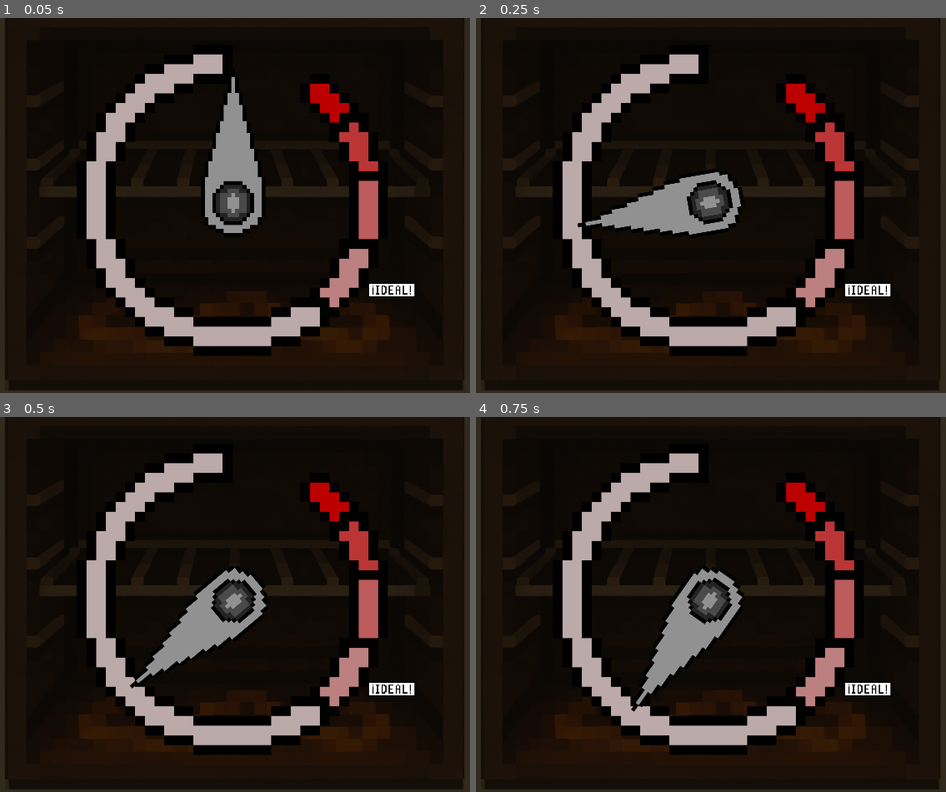
Above: before the commit, frames 1-4 (two rows, left to right).
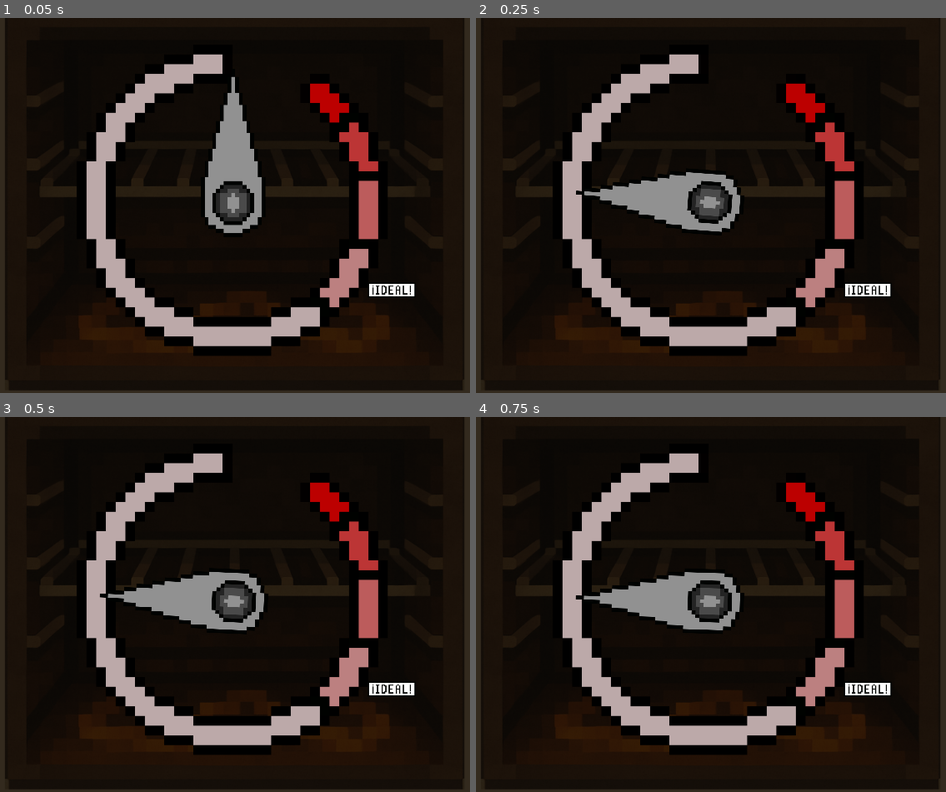
Above: after the commit, the same moments.

Repository: AlanLeo32/Rush---Dine
Game: Godot game, scene res://minigames/cooking/SkillCheck.tscn
Two runs of this game, one before a commit and one after it. Both use one fixed random seed, a clock stepped at 60 frames per second and the inputs below. This scene is started directly instead of the project's main scene.
Inputs (mouse positions are in pixels of both pictures, inside the frame that each line leads up to):
- Up to frame 1 (0.05 s): no input
- Up to frame 2 (0.25 s): no input
- Up to frame 3 (0.5 s): no input
- Up to frame 4 (0.75 s): tap Enter (ui_accept) at 0.5 s; move the mouse to (856, 585) at 0.52 s; hold Right (ui_right) from 0.53 s (still down); click (856, 585) at 0.67 s

Frame 1 is identical in both runs. In frame 2, 1.9% of the frame differs, in the area x 21-58%, y 40-58%; in frame 3, 3.0%; in frame 4, 3.2%, in the area x 21-58%, y 40-79%.

Commit message:
ubiIngredientes
ubicacion de los ingredientes para la puntuacion del minjuego de ordenar el plato

Diff:
--- a/rush-n-dine/Globales.gd
+++ b/rush-n-dine/Globales.gd
@@ -33,7 +33,15 @@
 			"minijuegos": [
 				"res://minigames/slicing/main.tscn",
 				"res://minigames/ordenar/main.tscn"
-			]
+			],
+			"ubi_ing": {
+				"lechuga": Vector2(292.1, 174.9),
+				"pescado": Vector2(347.9, 340.6),
+				"tomate": Vector2(322.1, 562),
+				"pepino1": Vector2(693.6, 533.4),
+				"pepino2": Vector2(600.7, 600.6),
+				"pepino3": Vector2(493.6, 637.7)
+			}
 		},
 		"pescado_asado2": {
 			"nombre": "Pescado Asado2",
--- a/rush-n-dine/minigames/cooking/SkillCheck.gd
+++ b/rush-n-dine/minigames/cooking/SkillCheck.gd
@@ -7,7 +7,7 @@
 @onready var ideal_text = $IdealText
 
 var angle = 0.0
-var speed = 180.0  # grados por segundo
+var speed = 10.0 # grados por segundo
 var rotating = false
 var center = Vector2.ZERO
 #var radius = 100.0  # ajustá esto al tamaño de tu círculo
--- a/rush-n-dine/minigames/cooking/SkillCheck.tscn
+++ b/rush-n-dine/minigames/cooking/SkillCheck.tscn
@@ -12,6 +12,7 @@
 
 [node name="Control" type="Control"]
 layout_mode = 3
+anchors_preset = 0
 offset_left = 12.0
 offset_top = 3.0
 offset_right = 213.0
--- a/rush-n-dine/minigames/ordenar/main.gd
+++ b/rush-n-dine/minigames/ordenar/main.gd
@@ -5,9 +5,12 @@
 
 var timer_listo = false
 const ING_SCENE = preload("res://minigames/ordenar/ingrediente.tscn")
+var ubi_elem = []
+var ing_repetible = []
 
 func _ready():
 	print("Instancia escena main del ordenar...")
+	ing_repetible = []
 	#aca habria que hacer la logica que elige el PLATO A ORDENAR
 	dish_pescado()
 
@@ -35,19 +38,24 @@
 	var elem
 	elem = ING_SCENE.instantiate()
 	elem.setTexture('dish-pescado/lechuga', 2)
+	elem.name = "lechuga"
 	nodo_ing.add_child(elem)
 
 	elem = ING_SCENE.instantiate()
 	elem.setTexture('dish-pescado/pescado-naranja', 1)
+	elem.name = "pescado"
 	nodo_ing.add_child(elem)
 
 	elem = ING_SCENE.instantiate()
 	elem.setTexture('dish-pescado/tomate-slice', 0.4)
+	elem.name = "tomate"
 	nodo_ing.add_child(elem)
 
 	for i in range(3):
 		elem = ING_SCENE.instantiate()
 		elem.setTexture('dish-pescado/pepino-slice', 0.4)
+		elem.name = "pepino"+ str(i+1)
+		ing_repetible.append(elem.name)
 		nodo_ing.add_child(elem)
 
 
@@ -60,8 +68,60 @@
 	#}
 	#Volver al juego principal
 	print('fin minijuego ordenar')
-	Globales.logica_siguiente_minijuego()
+	calcular_puntaje_final()
+	#Globales.logica_siguiente_minijuego()
 	#get_tree().change_scene_to_file("res://noche.tscn")
+
+func calcular_puntaje_final():
+	var puntaje_total = 0
+	var ingredientes_colocados = nodo_ing.get_children()
+	Globales.receta_actual = Globales.recetas_desbloqueadas["pescado_asado1"]
+	var posiciones_ideales_pescado = Globales.receta_actual["ubi_ing"] # devuelve diccionario con "lechuga": Vector2(292.1, 174.9),
+
+	for ingrediente_node in ingredientes_colocados:
+		var posicion_ingrediente_colocado = ingrediente_node.global_position
+		var nombre_ingrediente = ingrediente_node.name
+		var distancia
+		if nombre_ingrediente == "Sprite2D":
+			distancia = 999
+		else:
+			distancia = calcular_distancia(posicion_ingrediente_colocado,nombre_ingrediente , posiciones_ideales_pescado)
+		if distancia:
+			print(distancia)
+			if distancia < 25:  # Si está cerca de la posición ideal
+				puntaje_total += 20  # Puntaje por colocar el ingrediente en la posición correcta
+			elif distancia < 50:
+				puntaje_total += 10  # Penalización por estar lejos de la posición ideal
+			elif distancia < 100:
+				puntaje_total += 5
+
+		var puntaje_anterior = Globales.resultado_minijuego["puntaje"]
+		# ACTUALIZO el resultado, ya que no puedo saber
+		# Si hubo otro minijuego antes de este o no
+		Globales.resultado_minijuego = {
+			"puntaje": puntaje_total + puntaje_anterior,
+			"receta": Globales.receta_actual
+		}
+
+
+
+func calcular_distancia(posicion_ingrediente_colocado,nombre_ingrediente, posiciones_ideales_pescado):
+	var posicion_ideal
+	var mejor_dist
+	if !ing_repetible.has(nombre_ingrediente):
+		posicion_ideal = posiciones_ideales_pescado.get(nombre_ingrediente, null)
+		mejor_dist = posicion_ideal.distance_to(posicion_ingrediente_colocado)
+	else:
+		print("entralelse")
+		mejor_dist = 99999
+		for repe in ing_repetible:
+			posicion_ideal = posiciones_ideales_pescado.get(repe, null)
+			if mejor_dist > posicion_ideal.distance_to(posicion_ingrediente_colocado):
+				mejor_dist = posicion_ideal.distance_to(posicion_ingrediente_colocado)
+	return mejor_dist
+
+
+
 
 
 func _on_minigame_timer_timeout() -> void:
